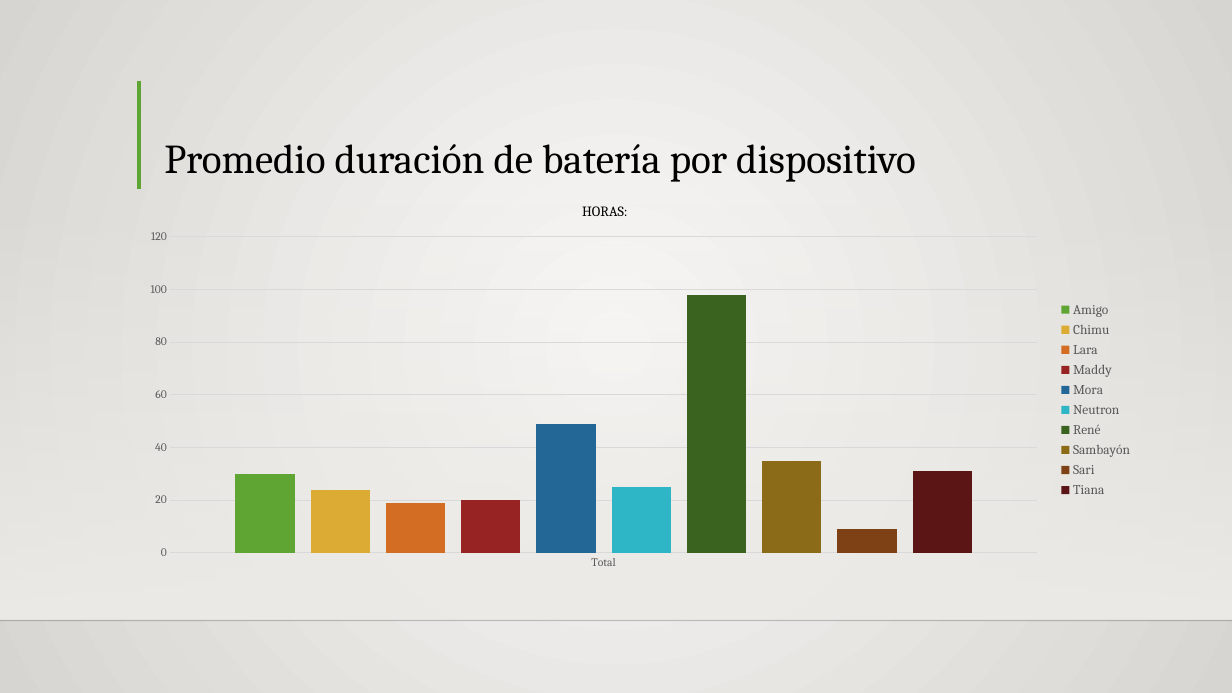
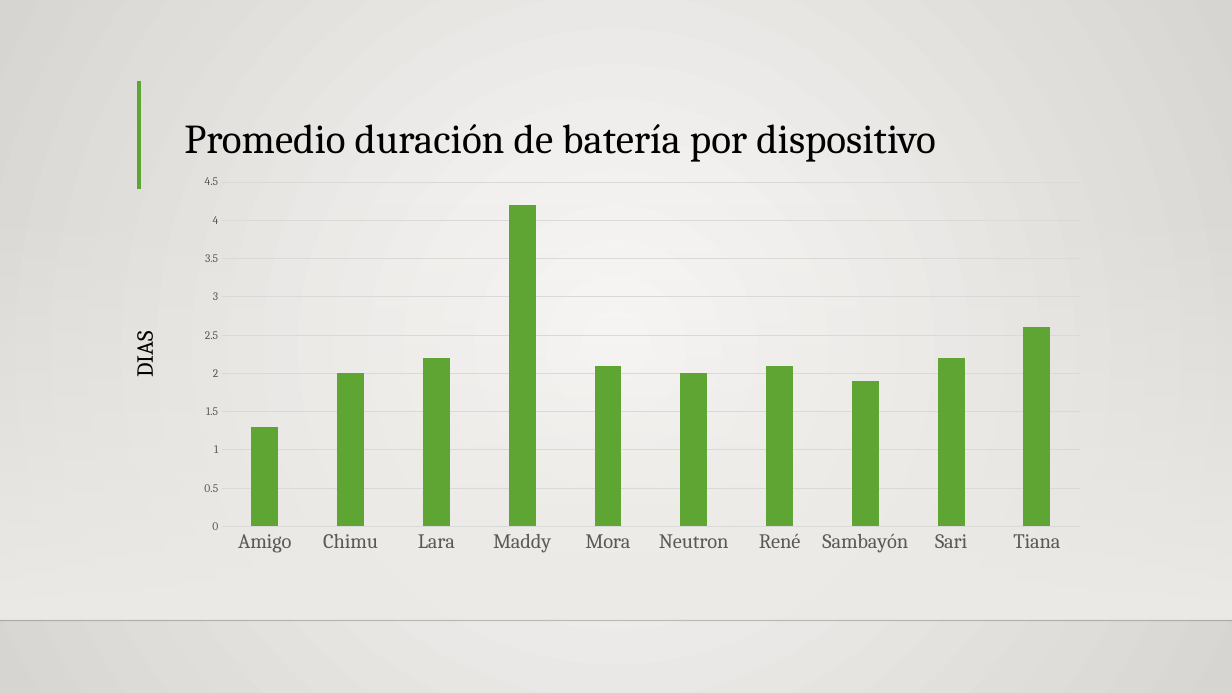
Before and after one commit to Siriusg2/resumenipa, a slide deck: slide 4 of excel_reports/IPApresentacion.pptx. Drawn at 1232x693 pixels with LibreOffice and Linux fonts; fonts in the diff are those of the drawing; background and template pictures are left out. Boxes give left, top, right and bottom in pixels: in the first picture for what was removed or moved away, otherwise in the second. Text is boxed around its words. In the diff, an @@ line names an element or a change of style, - is before the commit and + after.

```diff
--- a/excel_reports/IPApresentacion.pptx
+++ b/excel_reports/IPApresentacion.pptx
@@ title "Promedio duración de batería por ...": place and size @@
-title "Promedio duración de batería por ..." at [164, 144, 916, 182]
+title "Promedio duración de batería por ..." at [184, 124, 936, 162]
@@ column chart at [186, 167, 1098, 561] @@
-categories: Total
+categories: Amigo, Chimu, Lara, Maddy, Mora, Neutron, René, Sambayón, Sari, Tiana
-Amigo: 30
+Series 1: 1.3, 2, 2.2, 4.2, 2.1, 2, 2.1, 1.9, 2.2, 2.6
-Chimu: 24
-Lara: 19
-Maddy: 20
-Mora: 49
-Neutron: 25
-René: 98
-Sambayón: 35
-Sari: 9
-Tiana: 31
@@ legend changed @@
@@ category axis changed @@
@@ column chart: place and size @@
-column chart at [130, 223, 1142, 577]
+column chart at [186, 167, 1098, 561]
@@ text removed at [582, 206, 628, 216] @@
-HORAS:
@@ text added at [129, 335, 159, 376], 18 pt, text #000000 @@
+DIAS
```
Also in this commit, not shown: 2 other files.
